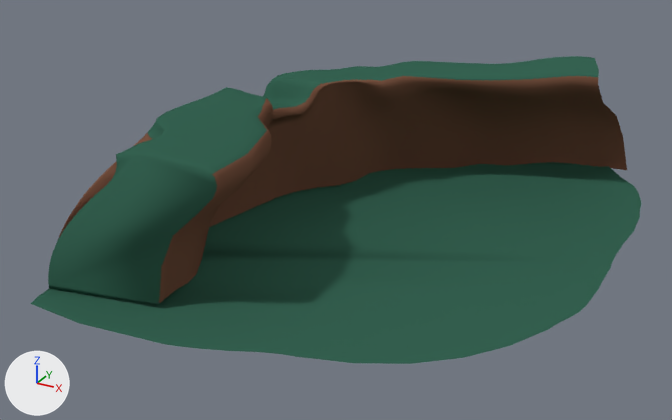
A saved change to the Blender file HiddenHarmony/Assets/Models/Hub/roundabout.blend.
Before and after are seen from a camera (50 mm lens) standing at (72.9, -148.4, 84.0) and looking at (-5.0, -6.9, 13.2). Lighting does not change. The marker at lower left points along +X, +Y and +Z.
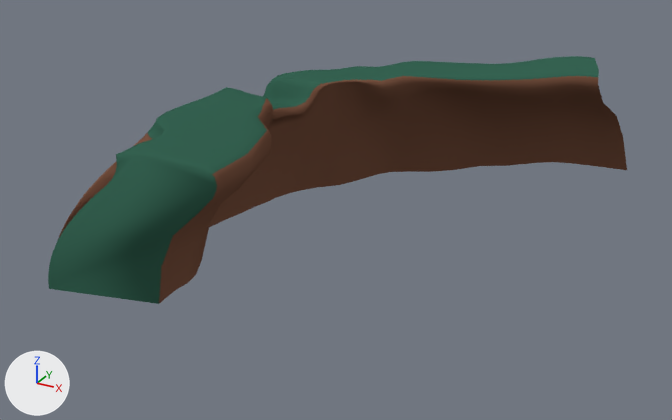
The edits, one by one:
me_cylinder_001 is used by ob_cylinder; location (0.0, 0.0, 0.0); scale (32.2, 32.2, 32.2).
me_cylinder_001 had 4304 vertices, 4098 faces and spanned x -1.51..1.38, y -1.64..1.59, z 0.18..1.19.
me_cylinder_001 now has 4225 vertices, 4097 faces and spans x -1.51..1.19, y -1.44..1.59, z 0.18..1.19.
Part 1, on me_cylinder_001:
79 vertices are removed from x -1.24..1.38, y -1.64..1.45, z 0.18..0.42.
1 face is deleted.

Where the change shows, as pixel boxes [x1, y1, x2, y2] in the pictures (672 x 420 px):
'Cylinder', reshaped (19% shorter): before [31, 56, 641, 364]; after [48, 56, 627, 304]
part 1 of me_cylinder_001, deleted (green): before [31, 162, 641, 364]
